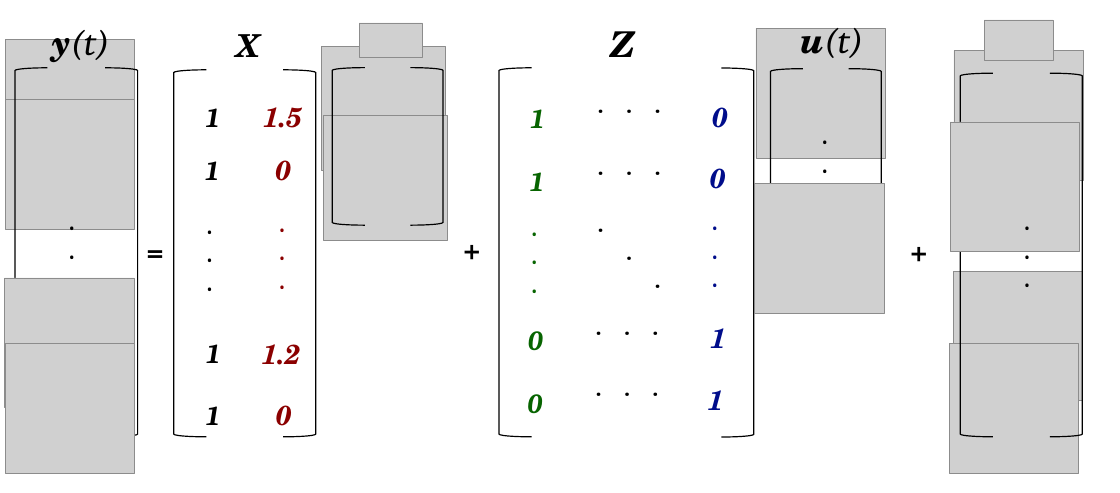
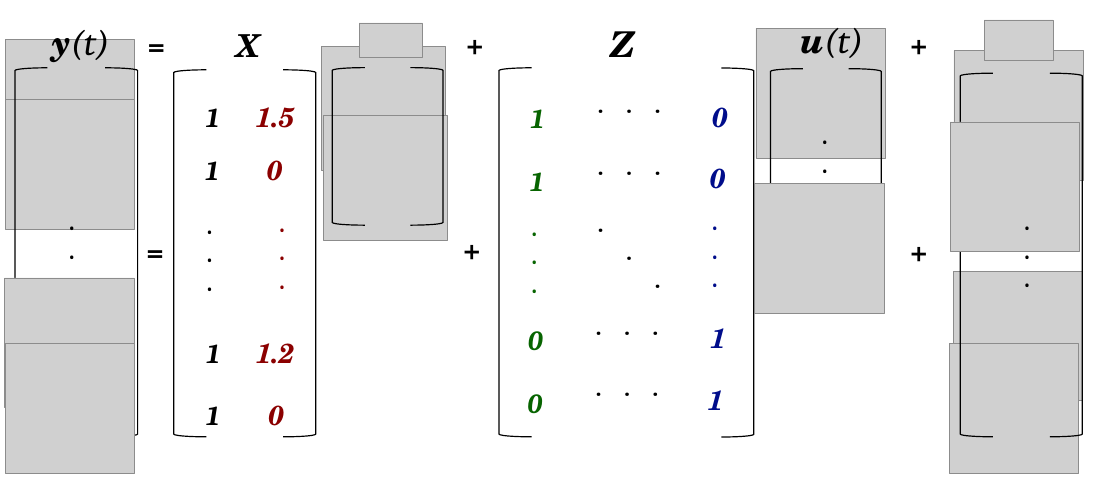
Before and after one commit to FAST-ULxNUIG/thesis-chapt-1-2, a slide deck: slide 1 of figures/fmm-diagram.pptx. Drawn at 1120x493 pixels with LibreOffice and Linux fonts; fonts in the diff are those of the drawing; grey boxes stand for pictures. Boxes give left, top, right and bottom in pixels: in the first picture for what was removed or moved away, otherwise in the second. Text is boxed around its words. In the diff, an @@ line names an element or a change of style, - is before the commit and + after.

```diff
--- a/figures/fmm-diagram.pptx
+++ b/figures/fmm-diagram.pptx
@@ text added at (x1=130, y1=25, x2=182, y2=64), 35 pt, text #000000, bold, italic @@
+=
@@ text added at (x1=455, y1=24, x2=495, y2=64), 35 pt, text #000000, bold, italic @@
++
@@ text added at (x1=899, y1=23, x2=939, y2=63), 35 pt, text #000000, bold, italic @@
++
@@ text "1.5" moved from (x1=263, y1=107, x2=302, y2=128) to (x1=256, y1=107, x2=295, y2=128) @@
@@ text "0" moved from (x1=275, y1=160, x2=291, y2=181) to (x1=267, y1=160, x2=283, y2=181) @@
@@ text "1.2" moved from (x1=262, y1=344, x2=301, y2=365) to (x1=256, y1=343, x2=295, y2=364) @@
@@ text "0" moved from (x1=276, y1=405, x2=292, y2=426) to (x1=268, y1=405, x2=284, y2=426) @@
```
Also in this commit, not shown: 1 other file.
